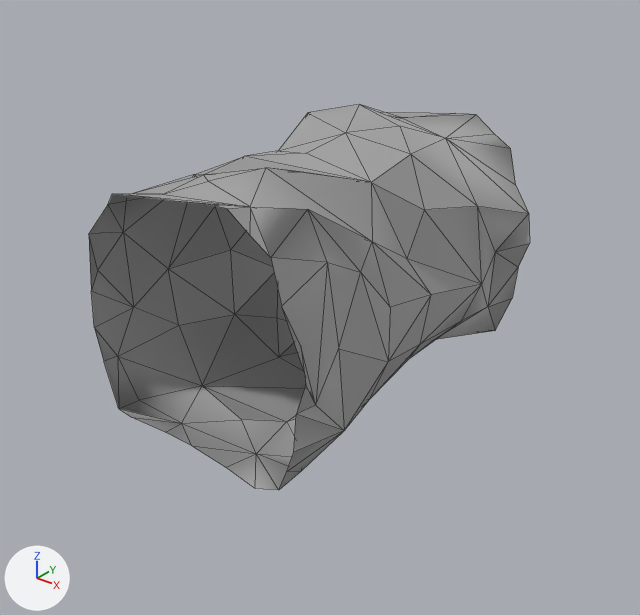
The glTF model Rogue-Robots/Assets/Models/ModularBlocks/SideTwoConnector.gltf, before and after one commit.
The view is the same before and after, from a camera (50 mm lens) standing at (6.96, -8.54, 7.22) and looking at (0.32, -0.25, 2.08). The lights are fixed; the arrows at lower left show +X, +Y and +Z. Mesh edges are drawn as thin lines. Vertices at the same position are counted once.

The first picture shows 'SideTwoConnector'.
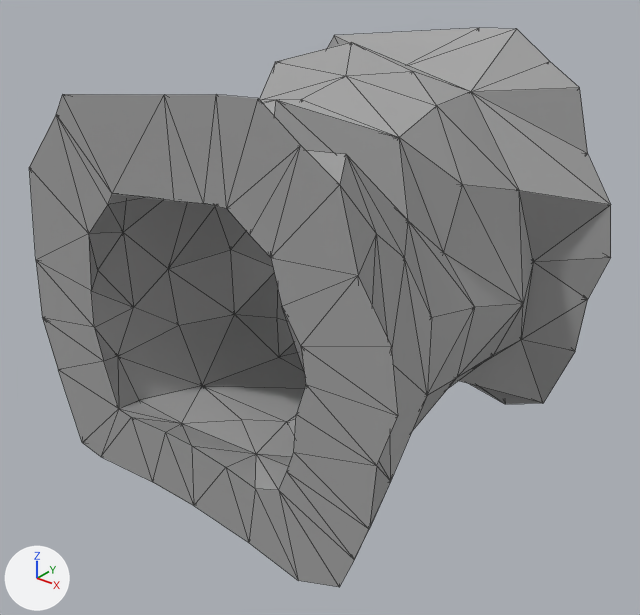
The change, as a diff of the scene's bpy script:
```diff
--- a/Rogue-Robots/Assets/Models/ModularBlocks/SideTwoConnector.gltf.py
+++ b/Rogue-Robots/Assets/Models/ModularBlocks/SideTwoConnector.gltf.py
@@ me_scene_042 @@
 # used by ob_sidetwoconnector; location = (0.0, 0.0, 0.0)
-me_scene_042.from_pydata(...)  # 120 vertices, 194 faces; spans x -1.79..1.94, y -2.5..2.5, z 0.73..4.41
+me_scene_042.from_pydata(...)  # 240 vertices, 946 faces; spans x -2.69..3.12, y -2.5..2.5, z -0.18..5.43
+# me_scene_042 part 1: 120 vertices added at x -2.69..3.12, y -2.5..2.5, z -0.18..5.43
+# me_scene_042 part 2: the surface is now shaded flat
 me_scene_042.materials.append(mat_pp_standard_material_014)
```

Pixel boxes (x1, y1, x2, y2) of what changed, in the pictures (640 x 615 px):
'SideTwoConnector', reshaped (32% wider, 45% taller)
    before: (89, 104, 530, 490)
    after: (29, 28, 611, 587)
part 1 of me_scene_042, added
    after: (29, 28, 611, 587)
